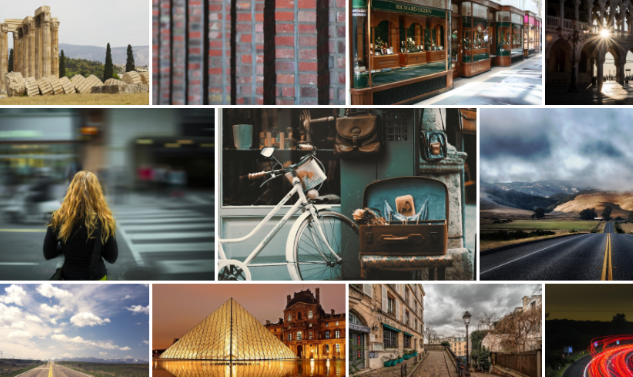
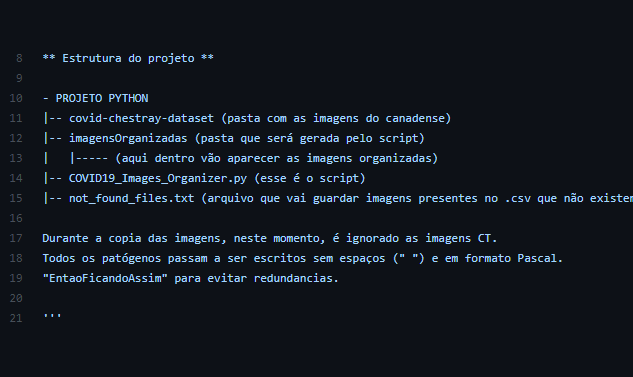
Before/after of a w=633, h=377 layered artwork. What changed in the layer stack:
added layer "Layer 4" above "Layer 5" over [left=0, top=45, right=633, bottom=333]
added layer "Layer 5" above "Layer 3" over [left=0, top=0, right=633, bottom=377]
hid "Layer 2" over [left=0, top=0, right=633, bottom=377]
hid "[Asset] SocialMediaImage" over [left=0, top=23, right=633, bottom=377]
hid "Layer 1" over [left=0, top=0, right=633, bottom=377]
